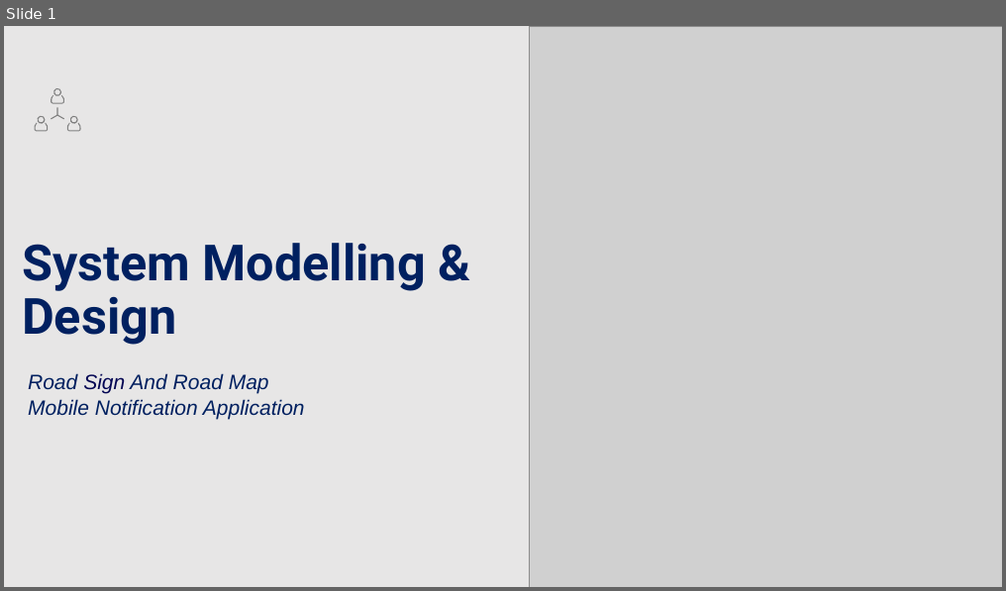
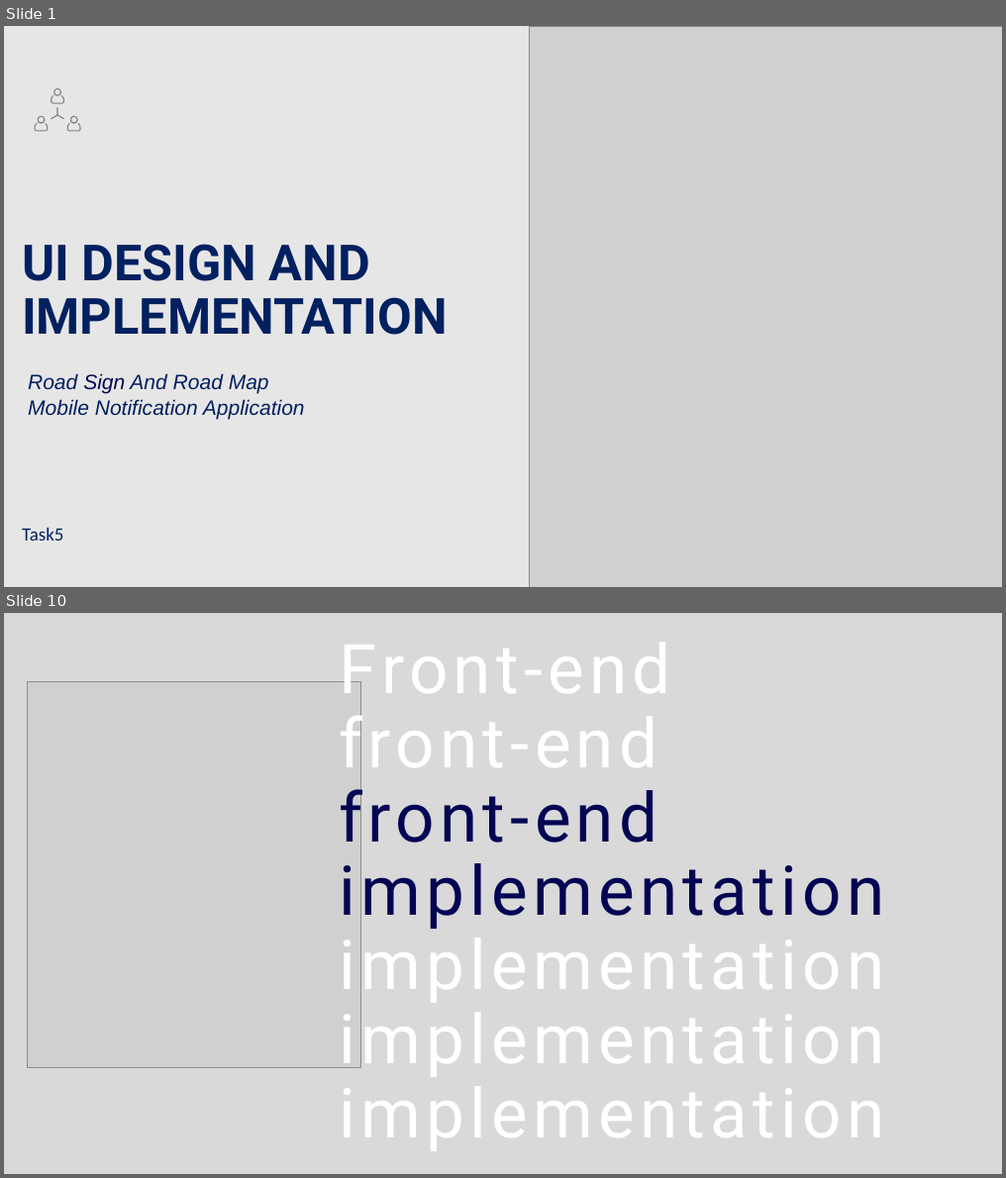
Before and after one commit to Thierry5610/CEF-440-Group-5, a slide deck: Task 4/Task 4.pptx. Shown one above the other, each under a label of ours: slide 1 before the commit, slides 1 and 10 after it; the slides between them are not shown. The pictures are 1006x591 and 1006x1178 pixels, drawn with LibreOffice and Linux fonts; fonts in the diff are those of the drawing; grey boxes stand for pictures. Boxes give left, top, right and bottom in pixels: in the first picture for what was removed or moved away, otherwise in the second. Text is boxed around its words. In the diff, an @@ line names an element or a change of style, - is before the commit and + after.

Commit message:
Updated Task 3, Task 4, and Task 5 presentations

```diff
--- a/Task 4/Task 4.pptx
+++ b/Task 4/Task 4.pptx
@@ slide 10 added at (4, 613, 1002, 1174), background #D9D9D9 @@
@@ picture added at (27, 682, 361, 1069) @@
@@ title added at (339, 681, 884, 1157), 66 pt, text #FFFFFF @@
+Front-end
+front-end
+front-end
+implementation
+implementation
+implementation
+implementation
@@ slide 1 changed as well @@
@@ title at (22, 244, 447, 335): text changed @@
-System Modelling & Design
+UI DESIGN AND IMPLEMENTATION
@@ text added at (22, 528, 63, 541), 18 pt, text #002060 @@
+Task5
```
Also in this commit, not shown: 3 other slides changed, 12 other slides added, 20 slides removed, 4 other files.
